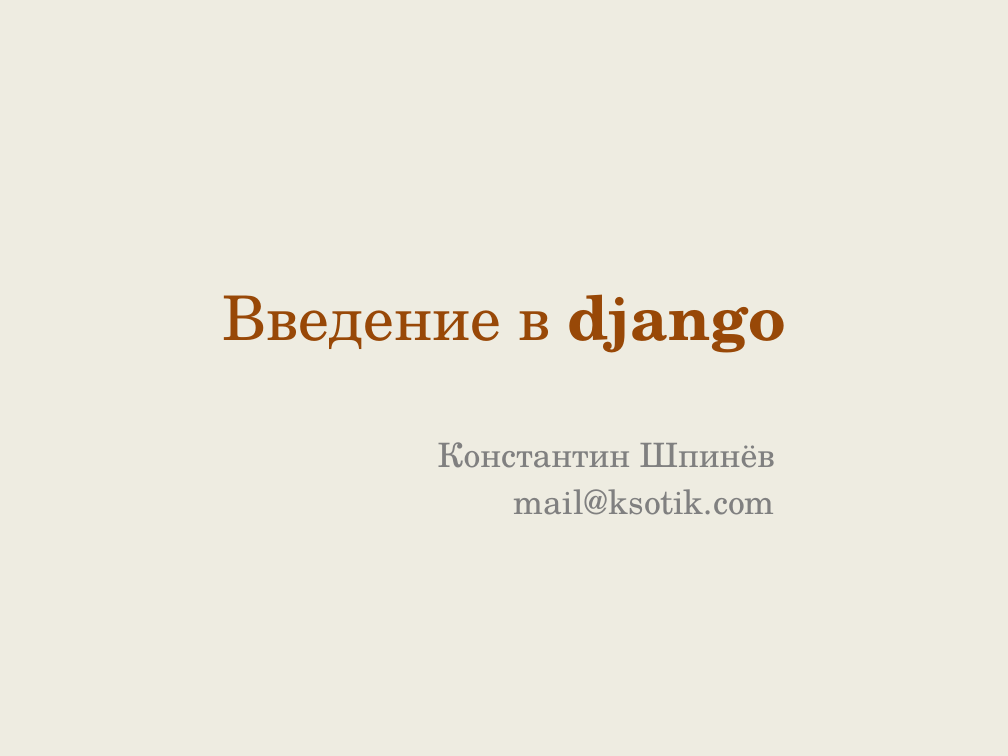
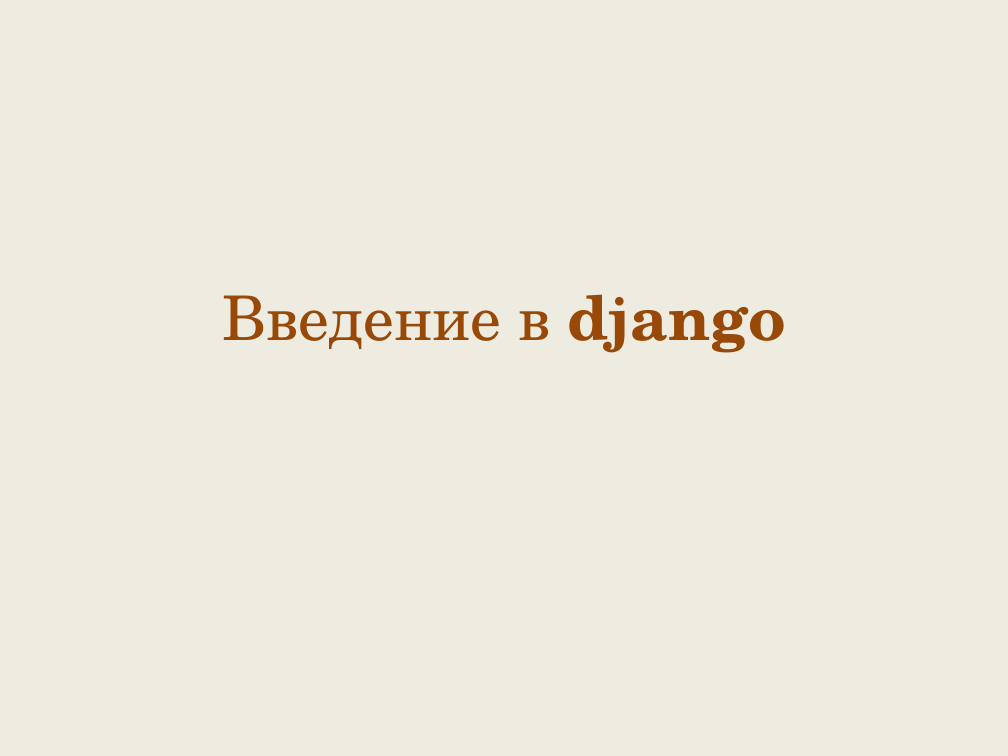
Before and after one commit to maxchv/LearnPython, a slide deck: slide 1 of unsorted/django-110614122309-phpapp01.pptx. Drawn at 1008x756 pixels with LibreOffice and Linux fonts; fonts in the diff are those of the drawing. Boxes give left, top, right and bottom in pixels: in the first picture for what was removed or moved away, otherwise in the second. Text is boxed around its words. In the diff, an @@ line names an element or a change of style, - is before the commit and + after.

```diff
--- a/unsorted/django-110614122309-phpapp01.pptx
+++ b/unsorted/django-110614122309-phpapp01.pptx
@@ subtitle removed at <box>438,442,775,515</box> @@
-Константин Шпинёв
-mail@ksotik.com
```
Also in this commit, not shown: 3 other slides changed, 4 other files.
